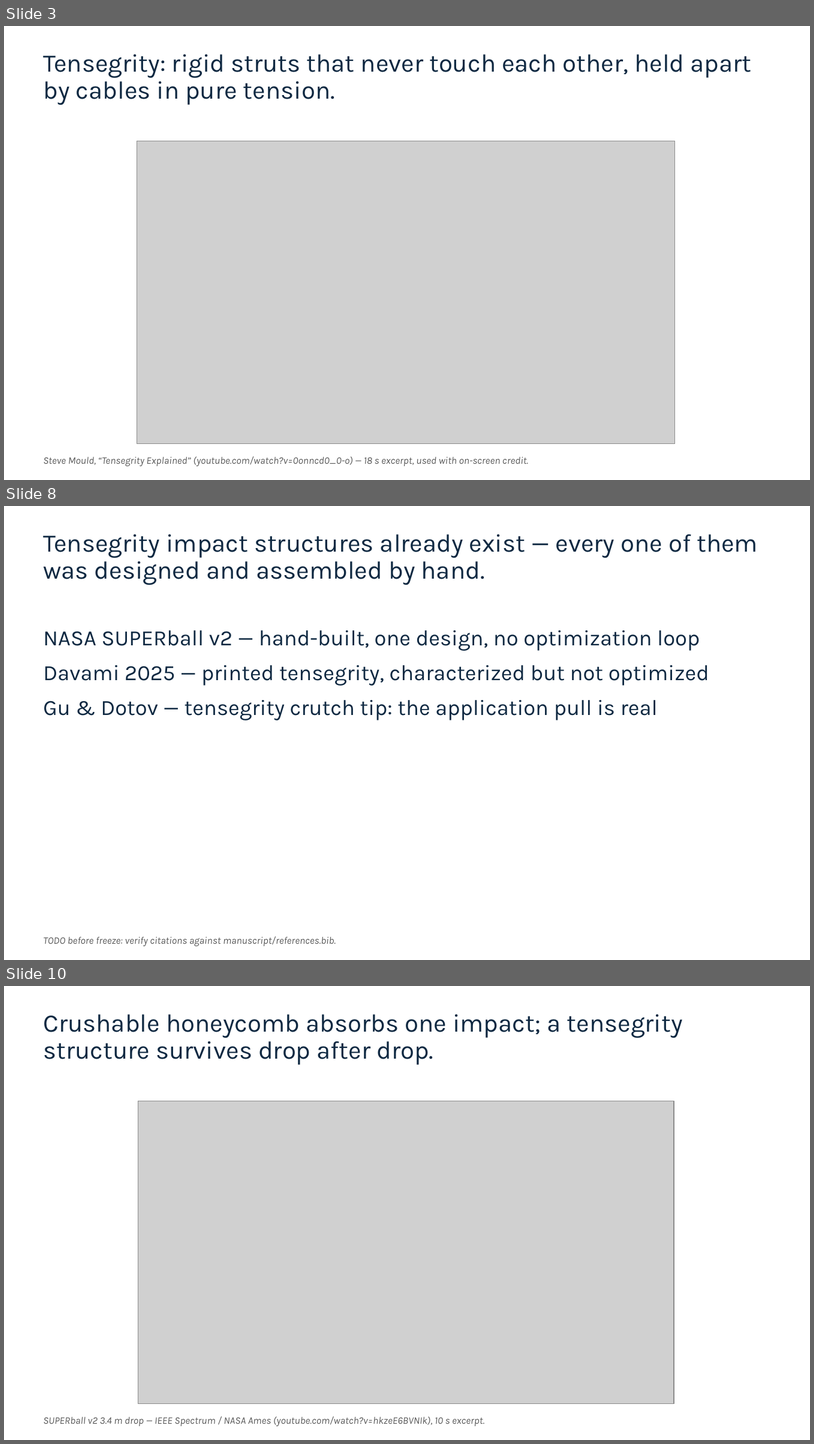
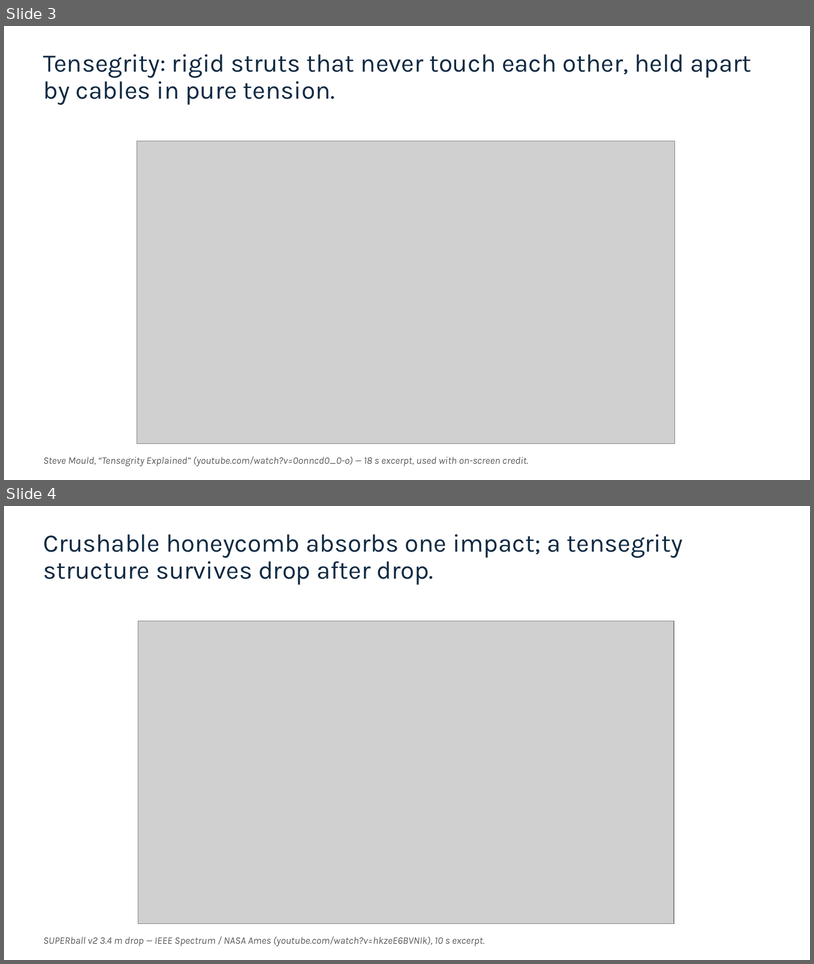
Before and after one commit to vertical-cloud-lab/tensegrity-optimization, a slide deck: presentation/Slide Decks/IDETC Supplement Slides (BO block + gap + video + accel).pptx. Shown one above the other, each under a label of ours: slides 3, 8 and 10 before the commit, slides 3 and 4 after it; the slides between them are not shown. The pictures are 814x1444 and 814x964 pixels, drawn with LibreOffice and Linux fonts; fonts in the diff are those of the drawing; grey boxes stand for pictures. Boxes give left, top, right and bottom in pixels: in the first picture for what was removed or moved away, otherwise in the second. Text is boxed around its words. In the diff, an @@ line names an element or a change of style, - is before the commit and + after.

```diff
--- a/presentation/Slide Decks/IDETC Supplement Slides (BO block + gap + video + accel).pptx
+++ b/presentation/Slide Decks/IDETC Supplement Slides (BO block + gap + video + accel).pptx
@@ slide 8 removed at [4,506,810,960], background #FFFFFF @@
@@ title removed at [43,534,758,585] @@
-Tensegrity impact structures already exist — every one of them was designed and assembled by hand.
@@ text removed at [43,630,710,720] @@
-NASA SUPERball v2 — hand-built, one design, no optimization loop
-Davami 2025 — printed tensegrity, characterized but not optimized
-Gu & Dotov — tensegrity crutch tip: the application pull is real
@@ text removed at [43,936,336,946] @@
-TODO before freeze: verify citations against manuscript/references.bib.
@@ what was slide 10 is now slide 4 @@
```
Also in this commit, not shown: 6 slides added, 5 other slides removed, 12 other files.
